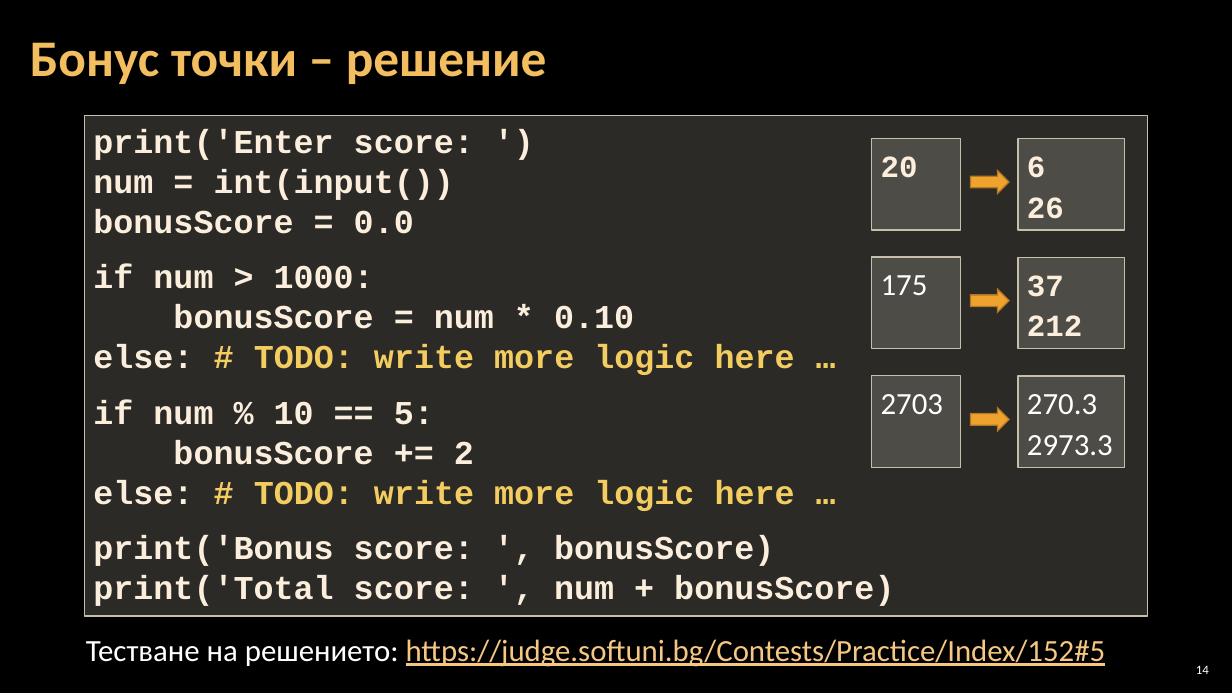
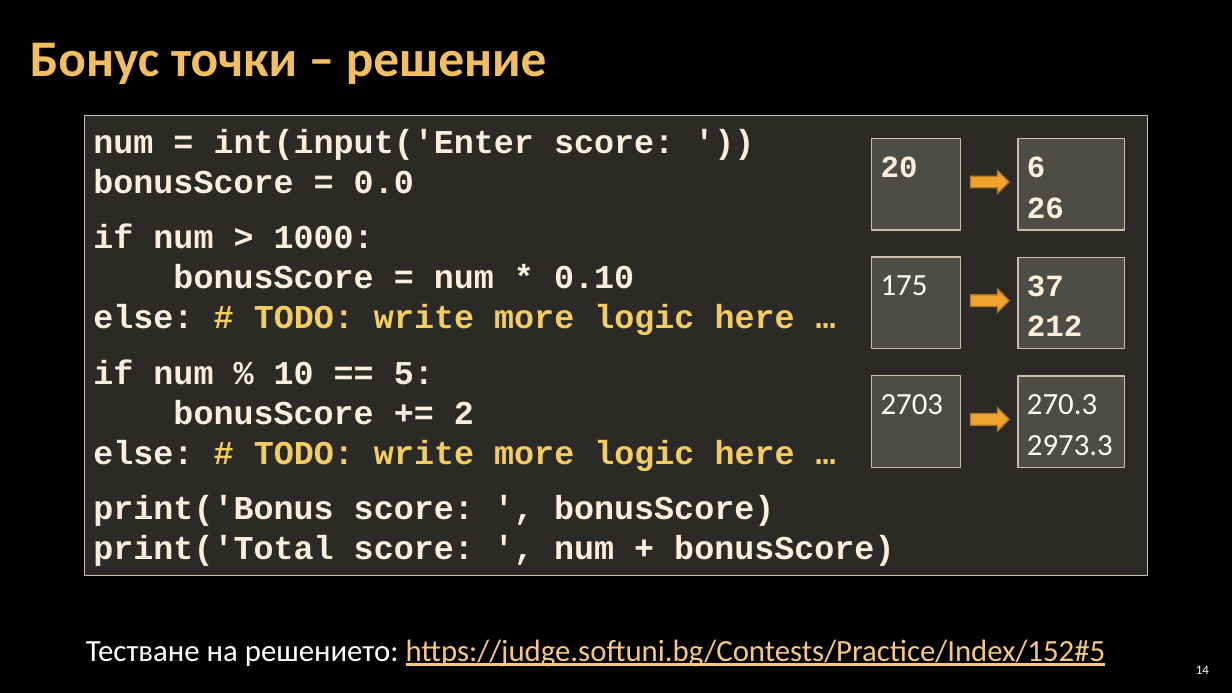
Before and after one commit to Software-University/Python-Basics, a slide deck: slide 14 of 3. Simple-Conditions/3. Simple-Conditions.pptx. Drawn at 1232x693 pixels with LibreOffice and Linux fonts; fonts in the diff are those of the drawing; background and template pictures are left out. Boxes give left, top, right and bottom in pixels: in the first picture for what was removed or moved away, otherwise in the second. Text is boxed around its words. In the diff, an @@ line names an element or a change of style, - is before the commit and + after.

```diff
--- a/3. Simple-Conditions/3. Simple-Conditions.pptx
+++ b/3. Simple-Conditions/3. Simple-Conditions.pptx
@@ rectangle "num = int(input('Enter score: '))": place and size @@
-rectangle "num = int(input('Enter score: '))" at bbox=[84, 116, 1148, 616]
+rectangle "num = int(input('Enter score: '))" at bbox=[84, 116, 1148, 576]
@@ text in rectangle at bbox=[93, 129, 674, 160]: text changed @@
-print('Enter score: ')
-num = int(input())
+num = int(input('Enter score: '))
```
Also in this commit, not shown: 3 other files.
